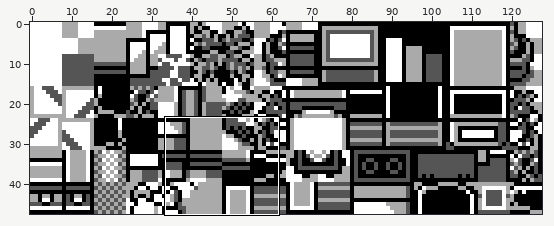
Sprite sheet, stored at gfx/tilesets/facility.png. The first picture is a wide view before the edit; the outline marks the close-up.
Close-up. The starting point:
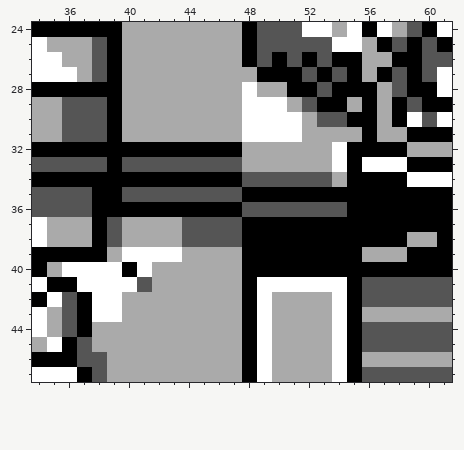
The file is 128x48 pixels. Shown: x 34..61, y 24..47.
After:
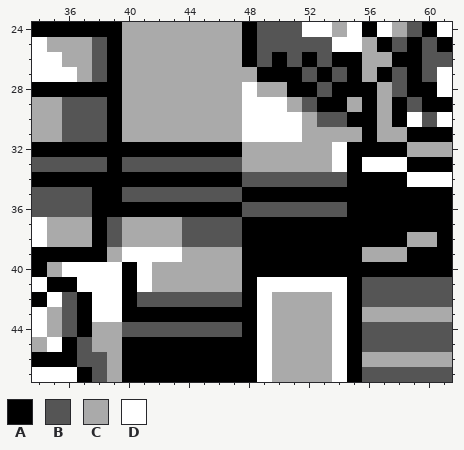
Palette (. is transparent): A #000000  B #555555  C #aaaaaa  D #ffffff
The author wrote: Color Plus update
Change:
y 34: x 54 C -> B
y 41: x 40..41 DB -> AD
y 42: x 40..47 CCCCCCCC -> ABBBBBBB
y 43: x 40..47 CCCCCCCC -> AAAAAAAA
y 44: x 40..47 CCCCCCCC -> BBBBBBBB
y 45..47: x 40..47 CCCCCCCC -> AAAAAAAA
